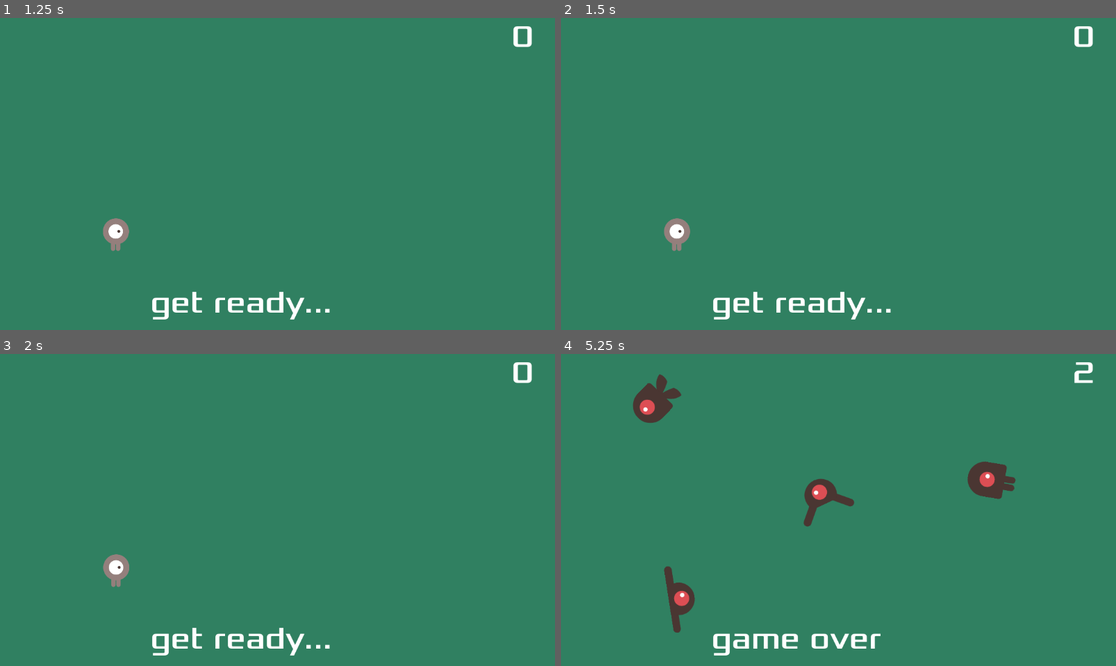
Above: before the commit, frames 1-4 (two rows, left to right).
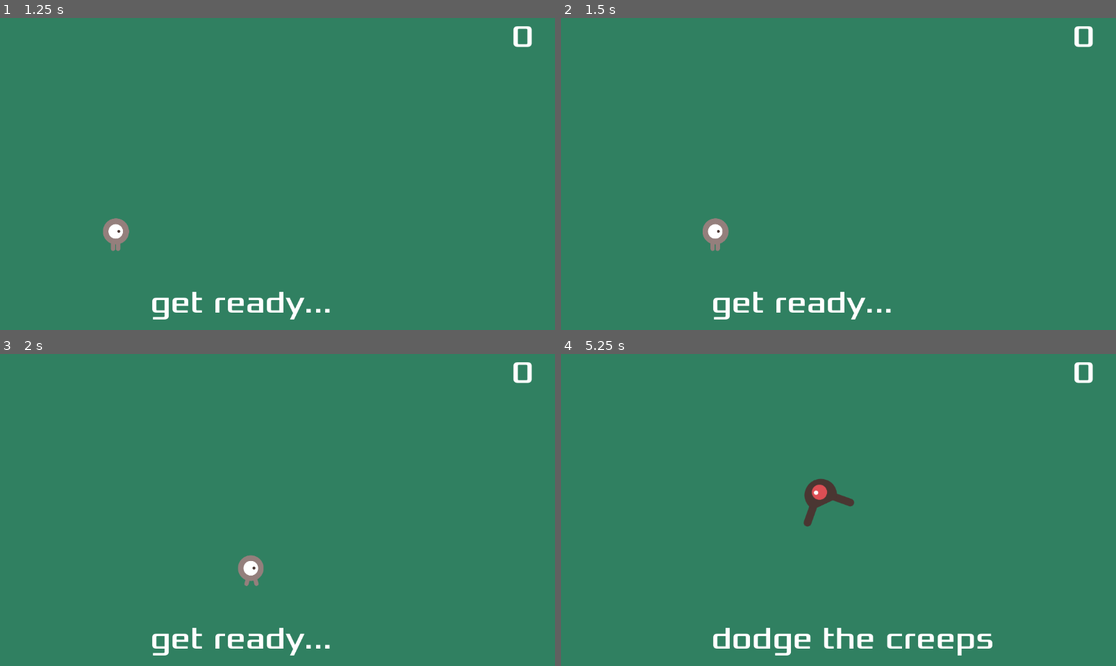
Above: after the commit, the same moments.

Repository: kylednotm/ProjectOne
Game: Godot game, scene res://main.tscn
Two runs of this game, one before a commit and one after it. Both use one fixed random seed, a clock stepped at 60 frames per second and the inputs below.
Inputs:
- Up to frame 1 (1.25 s): click "START" at 0.5 s
- Up to frame 2 (1.5 s): tap Enter at 1.25 s; hold D (move_right, bound only after the commit) from 1.28 s (still down)
- Up to frame 3 (2 s): keep holding D (move_right, bound only after the commit)
- Up to frame 4 (5.25 s): release D (move_right, bound only after the commit) at 2.03 s; hold S (move_down, bound only after the commit) 2.03-2.78 s; hold D (move_right, bound only after the commit) 2.78-3.53 s; hold W (move_up, bound only after the commit) 3.53-4.28 s; hold A (move_left, bound only after the commit) from 4.28 s (still down)

Frame 1 is identical in both runs. In frame 2, 0.7% of the frame differs, in the area x 18-31%, y 64-75%; in frame 3, 0.7%; in frame 4, 3.5%, in the area x 12-96%, y 2-97%.

Commit message:
optimization

Diff:
--- a/hud.tscn
+++ b/hud.tscn
@@ -1,7 +1,13 @@
-[gd_scene load_steps=3 format=3 uid="uid://dpn66jeho52w8"]
+[gd_scene load_steps=5 format=3 uid="uid://dpn66jeho52w8"]
 
 [ext_resource type="FontFile" uid="uid://b07g7ks2y3ad4" path="res://resources/sprites/dodge_assets/fonts/Xolonium-Regular.ttf" id="1_gu3o1"]
 [ext_resource type="Script" path="res://hud.gd" id="1_wwwta"]
+
+[sub_resource type="InputEventAction" id="InputEventAction_sn2p5"]
+action = &"start_game"
+
+[sub_resource type="Shortcut" id="Shortcut_ow17a"]
+events = [SubResource("InputEventAction_sn2p5")]
 
 [node name="hud" type="CanvasLayer"]
 script = ExtResource("1_wwwta")
@@ -40,6 +46,7 @@
 grow_vertical = 2
 theme_override_fonts/font = ExtResource("1_gu3o1")
 theme_override_font_sizes/font_size = 64
+shortcut = SubResource("Shortcut_ow17a")
 text = "START"
 
 [node name="messagetimer" type="Timer" parent="."]
--- a/project.godot
+++ b/project.godot
@@ -19,22 +19,27 @@
 
 move_right={
 "deadzone": 0.5,
-"events": [Object(InputEventKey,"resource_local_to_scene":false,"resource_name":"","device":0,"window_id":0,"alt_pressed":false,"shift_pressed":false,"ctrl_pressed":false,"meta_pressed":false,"pressed":false,"keycode":0,"physical_keycode":4194321,"key_label":0,"unicode":0,"echo":false,"script":null)
+"events": [Object(InputEventKey,"resource_local_to_scene":false,"resource_name":"","device":0,"window_id":0,"alt_pressed":false,"shift_pressed":false,"ctrl_pressed":false,"meta_pressed":false,"pressed":false,"keycode":0,"physical_keycode":68,"key_label":0,"unicode":0,"echo":false,"script":null)
 ]
 }
 move_left={
 "deadzone": 0.5,
-"events": [Object(InputEventKey,"resource_local_to_scene":false,"resource_name":"","device":0,"window_id":0,"alt_pressed":false,"shift_pressed":false,"ctrl_pressed":false,"meta_pressed":false,"pressed":false,"keycode":0,"physical_keycode":4194319,"key_label":0,"unicode":0,"echo":false,"script":null)
+"events": [Object(InputEventKey,"resource_local_to_scene":false,"resource_name":"","device":-1,"window_id":0,"alt_pressed":false,"shift_pressed":false,"ctrl_pressed":false,"meta_pressed":false,"pressed":false,"keycode":0,"physical_keycode":65,"key_label":0,"unicode":97,"echo":false,"script":null)
 ]
 }
 move_up={
 "deadzone": 0.5,
-"events": [Object(InputEventKey,"resource_local_to_scene":false,"resource_name":"","device":0,"window_id":0,"alt_pressed":false,"shift_pressed":false,"ctrl_pressed":false,"meta_pressed":false,"pressed":false,"keycode":0,"physical_keycode":4194320,"key_label":0,"unicode":0,"echo":false,"script":null)
+"events": [Object(InputEventKey,"resource_local_to_scene":false,"resource_name":"","device":-1,"window_id":0,"alt_pressed":false,"shift_pressed":false,"ctrl_pressed":false,"meta_pressed":false,"pressed":false,"keycode":0,"physical_keycode":87,"key_label":0,"unicode":119,"echo":false,"script":null)
 ]
 }
 move_down={
 "deadzone": 0.5,
-"events": [Object(InputEventKey,"resource_local_to_scene":false,"resource_name":"","device":0,"window_id":0,"alt_pressed":false,"shift_pressed":false,"ctrl_pressed":false,"meta_pressed":false,"pressed":false,"keycode":0,"physical_keycode":4194322,"key_label":0,"unicode":0,"echo":false,"script":null)
+"events": [Object(InputEventKey,"resource_local_to_scene":false,"resource_name":"","device":-1,"window_id":0,"alt_pressed":false,"shift_pressed":false,"ctrl_pressed":false,"meta_pressed":false,"pressed":false,"keycode":0,"physical_keycode":83,"key_label":0,"unicode":115,"echo":false,"script":null)
+]
+}
+start_game={
+"deadzone": 0.5,
+"events": [Object(InputEventKey,"resource_local_to_scene":false,"resource_name":"","device":-1,"window_id":0,"alt_pressed":false,"shift_pressed":false,"ctrl_pressed":false,"meta_pressed":false,"pressed":false,"keycode":0,"physical_keycode":4194309,"key_label":0,"unicode":0,"echo":false,"script":null)
 ]
 }
 
